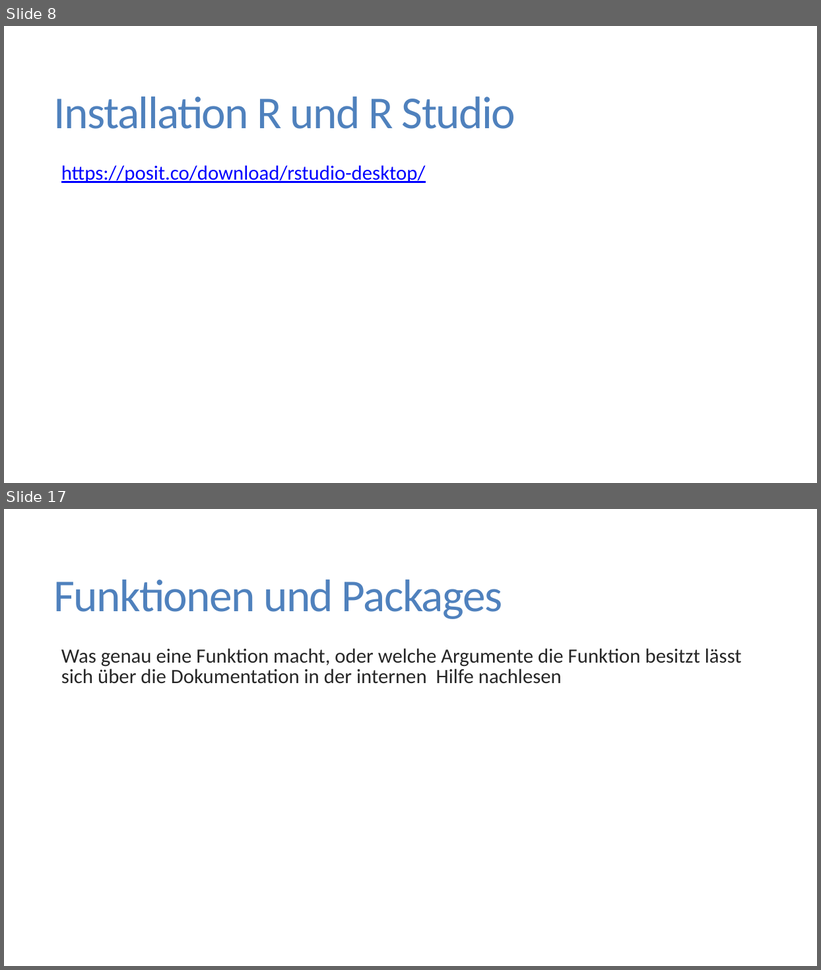
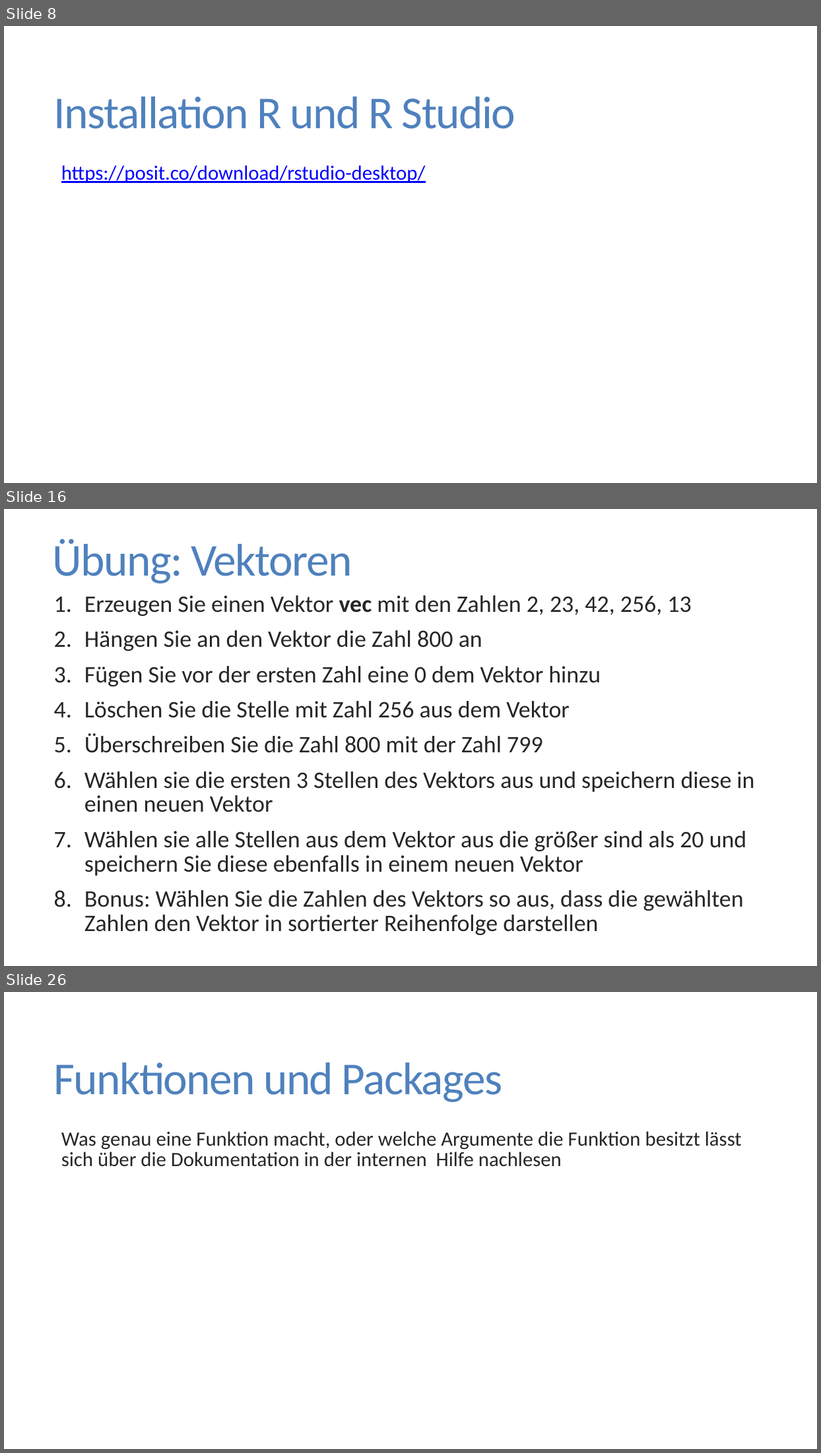
Before and after one commit to FlorianKeppeler/RKurs, a slide deck: Einführung in R.pptx. Shown one above the other, each under a label of ours: slides 8 and 17 before the commit, slides 8, 16 and 26 after it; the slides between them are not shown. The pictures are 821x970 and 821x1453 pixels, drawn with LibreOffice and Linux fonts; fonts in the diff are those of the drawing. Boxes give left, top, right and bottom in pixels: in the first picture for what was removed or moved away, otherwise in the second. Text is boxed around its words. In the diff, an @@ line names an element or a change of style, - is before the commit and + after.

```diff
--- a/Einführung in R.pptx
+++ b/Einführung in R.pptx
@@ slide 16 added at (x1=4, y1=509, x2=817, y2=966), background #FFFFFF @@
@@ title added at (x1=53, y1=539, x2=352, y2=584), 54 pt, text #4F81BD @@
+Übung: Vektoren
@@ text added at (x1=85, y1=595, x2=754, y2=935), 28 pt, text #262626 @@
+1. Erzeugen Sie einen Vektor vec mit den Zahlen 2, 23, 42, 256, 13
+2. Hängen Sie an den Vektor die Zahl 800 an
+3. Fügen Sie vor der ersten Zahl eine 0 dem Vektor hinzu
+4. Löschen Sie die Stelle mit Zahl 256 aus dem Vektor
+5. Überschreiben Sie die Zahl 800 mit der Zahl 799
+6. Wählen sie die ersten 3 Stellen des Vektors aus und speichern diese in einen neuen Vektor
+7. Wählen sie alle Stellen aus dem Vektor aus die größer sind als 20 und speichern Sie diese ebenfalls in einem neuen Vektor
+8. Bonus: Wählen Sie die Zahlen des Vektors so aus, dass die gewählten Zahlen den Vektor in sortierter Reihenfolge darstellen
@@ what was slide 17 is now slide 26 @@
```
Also in this commit, not shown: 7 slides changed, 10 other slides added, 2 slides removed, 7 other files.
